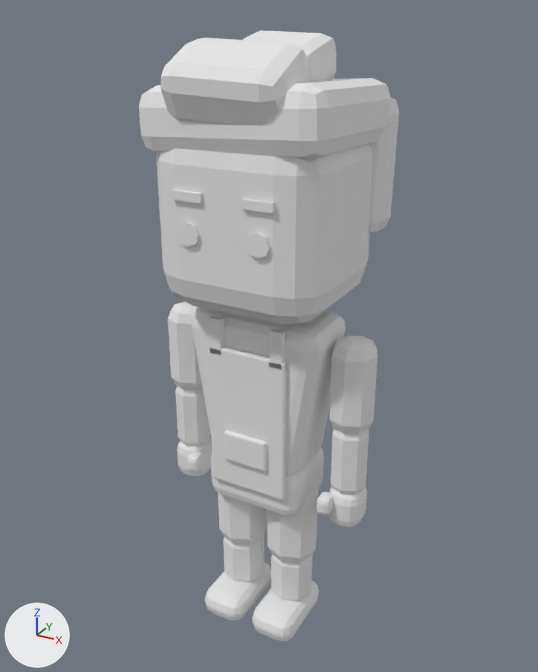
Renders of the glTF model assets/models/characters/character_04.glb from each side of a commit.
Camera for both pictures: a camera (50 mm lens) standing at (0.898, -1.624, 1.738) and looking at (-0.017, 0.039, 0.906). Arrows for +X, +Y and +Z are at lower left; the lights stay in place. The older version comes first. Where no turn or scale is listed for an object, it has been applied to the vertices. Vertices at exactly the same position are counted once.

Names of what the first picture shows: 'arm_l', 'arm_r', 'body', 'forearm_l', 'forearm_r', 'head', 'leg_l', 'leg_r', 'shin_l', 'shin_r'.
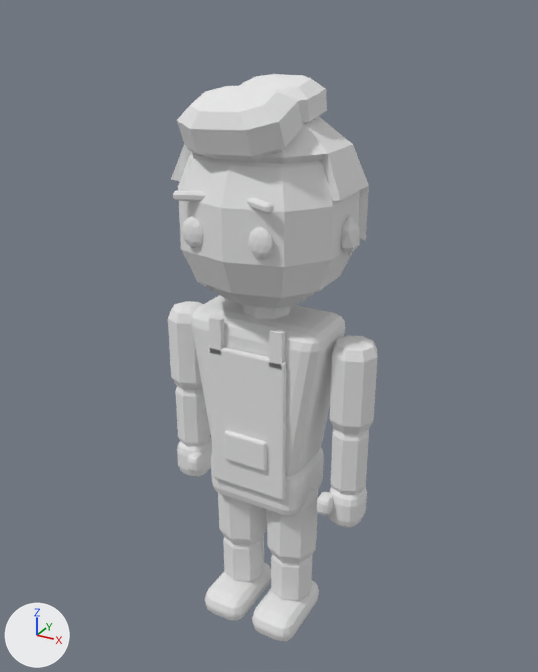
Edits to the bpy script that builds the scene:
```text
Change me_head:
    used by ob_head; location = (0.0, 0.0, 1.0)
    remove me_head.from_pydata(...)  # 368 vertices, 700 faces; spans x -0.251..0.251, y -0.246..0.282, z 0.03..0.691
    add me_head.from_pydata(...)  # 333 vertices, 614 faces; spans x -0.25..0.25, y -0.224..0.238, z 0.03..0.593
    me_head part 1: a new loose piece, an icosphere of 80 faces spanning x -0.122..-0.062, y -0.212..-0.184, z 0.212..0.288, in mat_palette_flat (white #e7e7e7)
    me_head part 2: a new loose piece, an icosphere of 80 faces spanning x 0.062..0.122, y -0.212..-0.184, z 0.212..0.288, in mat_palette_flat (white #e7e7e7)
    me_head part 3: a new loose piece, an icosphere of 20 faces spanning x 0.206..0.25, y -0.032..0.032, z 0.185..0.285, in mat_palette_flat (white #e7e7e7)
    me_head part 4: the loose piece of 96 vertices spanning x -0.23..0.23, y -0.21..0.21, z 0.03..0.51 is rebuilt with 62 vertices and now spans x -0.216..0.216, y -0.215..0.215, z 0.03..0.49
    me_head part 5: the loose piece of 56 vertices spanning x -0.157..0.157, y -0.246..-0.034, z 0.482..0.678 is rebuilt with 34 vertices and now spans x -0.135..0.135, y -0.224..-0.036, z 0.42..0.58
    me_head part 6: the loose piece of 56 vertices spanning x -0.247..0.247, y -0.214..0.234, z 0.404..0.596 is rebuilt with 47 vertices and now spans x -0.234..0.234, y -0.19..0.238, z 0.202..0.522
    me_head part 7: the loose piece of 8 vertices spanning x -0.135..-0.055, y -0.219..-0.205, z 0.329..0.351 is rebuilt with 24 vertices and now spans x -0.133..-0.051, y -0.224..-0.176, z 0.327..0.349
    me_head part 8: the loose piece of 8 vertices spanning x 0.055..0.135, y -0.219..-0.205, z 0.329..0.351 is rebuilt with 24 vertices and now spans x 0.051..0.133, y -0.224..-0.176, z 0.327..0.349
    me_head part 9: a new loose piece of 34 vertices spanning x -0.076..0.136, y -0.089..0.089, z 0.477..0.593, in mat_palette_flat (white #e7e7e7)
    me_head part 10: the loose piece of 56 vertices spanning x -0.251..0.251, y 0.118..0.282, z 0.194..0.546 is deleted
    me_head part 11: the loose piece of 16 vertices spanning x -0.125..-0.065, y -0.219..-0.205, z 0.22..0.28 is deleted
    me_head part 12: the loose piece of 16 vertices spanning x 0.065..0.125, y -0.219..-0.205, z 0.22..0.28 is deleted
    me_head part 13: 56 vertices removed from x -0.076..0.156, y -0.093..0.093, z 0.549..0.691
    other edits to the shape of me_head do not show in these pictures
```

Pixel boxes (x1, y1, x2, y2) of what changed, in the pictures (538 x 672 px):
'head', reshaped (24% narrower, 20% shorter): before (139, 30, 399, 325); after (171, 74, 369, 309)
part 1 of me_head, added: after (182, 217, 203, 248)
part 2 of me_head, added: after (248, 227, 273, 259)
part 3 of me_head, added: after (341, 217, 360, 256)
part 4 of me_head, rebuilt (16% narrower, 13% shorter): before (156, 144, 373, 325); after (178, 152, 360, 309)
part 5 of me_head, rebuilt: before (161, 38, 310, 126); after (177, 86, 303, 162)
part 6 of me_head, rebuilt: before (139, 78, 391, 161); after (171, 117, 369, 240)
part 7 of me_head, rebuilt (6% wider, 27% shorter): before (171, 189, 202, 203); after (173, 191, 206, 201)
part 8 of me_head, rebuilt (20% narrower, 6% taller): before (241, 198, 275, 213); after (247, 198, 274, 214)
part 9 of me_head, added: after (239, 74, 327, 124)
part 10 of me_head, deleted: before (369, 98, 399, 233)
part 11 of me_head, deleted: before (177, 221, 200, 247)
part 12 of me_head, deleted: before (246, 232, 271, 258)
part 13 of me_head, deleted: before (243, 30, 336, 82)
